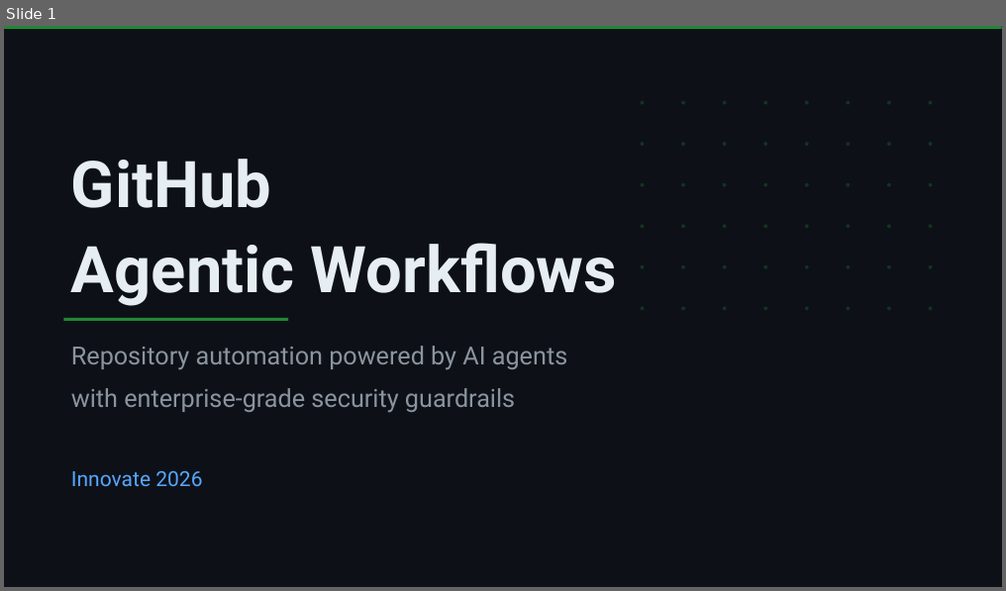
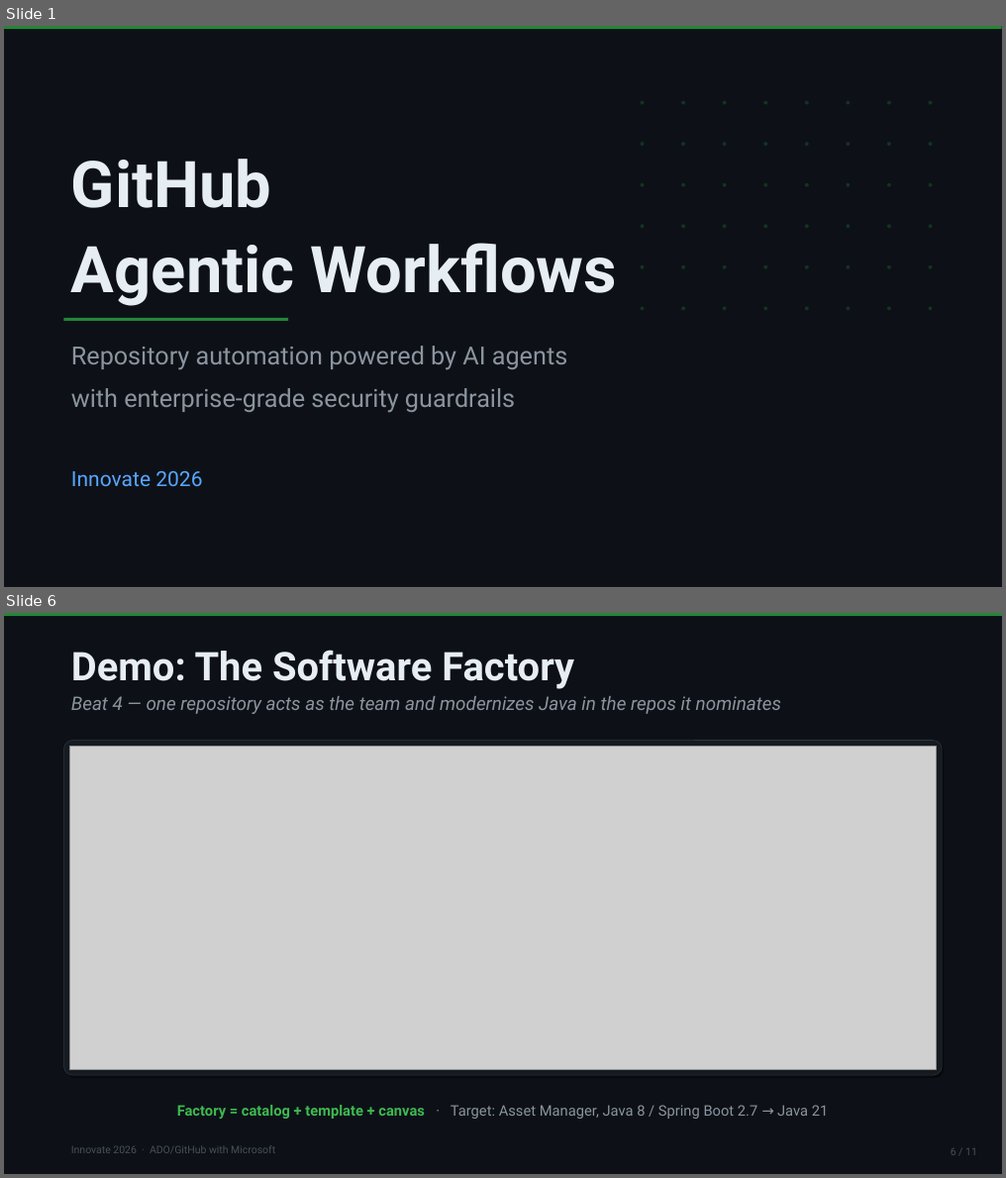
Before and after one commit to lenvolk/gh-aw-dryrun, a slide deck: Innovate2026-AgenticWorkflows.pptx. Shown one above the other, each under a label of ours: slide 1 before the commit, slides 1 and 6 after it; the slides between them are not shown. The pictures are 1006x591 and 1006x1178 pixels, drawn with LibreOffice and Linux fonts; fonts in the diff are those of the drawing; grey boxes stand for pictures. Boxes give left, top, right and bottom in pixels: in the first picture for what was removed or moved away, otherwise in the second. Text is boxed around its words. In the diff, an @@ line names an element or a change of style, - is before the commit and + after.

```diff
--- a/Innovate2026-AgenticWorkflows.pptx
+++ b/Innovate2026-AgenticWorkflows.pptx
@@ slide 6 added at [4,613,1002,1174], background #0D1117 @@
@@ rectangle added at [4,613,1002,616], fill #238636 @@
@@ text added at [71,650,574,689], 38 pt, text #E6EDF3, bold @@
+Demo: The Software Factory
@@ text added at [71,696,781,714], 18 pt, text #8B949E, italic @@
+Beat 4 — one repository acts as the team and modernizes Java in the repos it nominates
@@ rounded rectangle added at [63,741,943,1075], fill #161B22, outline #30363D 0.5 pt @@
@@ rounded rectangle added at [66,744,944,1078], fill #000000 at 40% opacity @@
@@ picture added at [70,747,936,1069] @@
@@ text added at [177,1105,829,1119], 14 pt, text #8B949E @@
+Factory = catalog + template + canvas · Target: Asset Manager, Java 8 / Spring Boot 2.7 → Java 21
@@ text added at [71,1146,275,1154], 10 pt, text #484F58 @@
+Innovate 2026 · ADO/GitHub with Microsoft
@@ text added at [950,1149,977,1156], 10 pt, text #484F58 @@
+6 / 11
```
Also in this commit, not shown: 6 slides changed, 2 other slides added.
